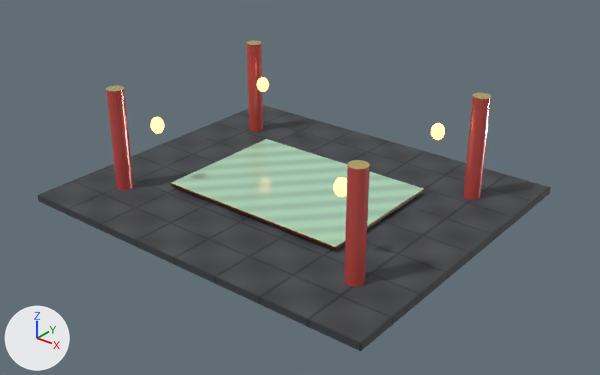
Before and after pictures for a commit that changed the glTF model public/models/temple_environment.glb.
Rendered twice from a camera (50 mm lens) standing at (33.8, -41.8, 25.9) and looking at (1.0, -0.8, 0.5). The lights are fixed; the arrows at lower left show +X, +Y and +Z. The first picture is the older version. Vertices at exactly the same position are counted once.

Before the edit, the objects in view are built like this:
```python
ob_low_rosewood_jade_table = bpy.data.objects.new('Low_Rosewood_Jade_Table', me_cube_001)
ob_low_rosewood_jade_table.location = (0.0, 0.0, 0.0)
ob_temple_crimson_pillar_1 = bpy.data.objects.new('Temple_Crimson_Pillar_1', me_cylinder)
ob_temple_crimson_pillar_1.location = (0.0, 0.0, 0.0)
ob_temple_crimson_pillar_2 = bpy.data.objects.new('Temple_Crimson_Pillar_2', me_cylinder_001)
ob_temple_crimson_pillar_2.location = (0.0, 0.0, 0.0)
ob_temple_crimson_pillar_3 = bpy.data.objects.new('Temple_Crimson_Pillar_3', me_cylinder_002)
ob_temple_crimson_pillar_3.location = (0.0, 0.0, 0.0)
ob_temple_crimson_pillar_4 = bpy.data.objects.new('Temple_Crimson_Pillar_4', me_cylinder_003)
ob_temple_crimson_pillar_4.location = (0.0, 0.0, 0.0)
ob_temple_silk_lantern_1 = bpy.data.objects.new('Temple_Silk_Lantern_1', me_sphere)
ob_temple_silk_lantern_1.location = (0.0, 0.0, 0.0)
ob_temple_silk_lantern_2 = bpy.data.objects.new('Temple_Silk_Lantern_2', me_sphere_001)
ob_temple_silk_lantern_2.location = (0.0, 0.0, 0.0)
ob_temple_silk_lantern_3 = bpy.data.objects.new('Temple_Silk_Lantern_3', me_sphere_002)
ob_temple_silk_lantern_3.location = (0.0, 0.0, 0.0)
ob_temple_silk_lantern_4 = bpy.data.objects.new('Temple_Silk_Lantern_4', me_sphere_003)
ob_temple_silk_lantern_4.location = (0.0, 0.0, 0.0)
# also in view: 'Temple_Stone_Pavement' at (0.0, 0.0, -0.7)
```
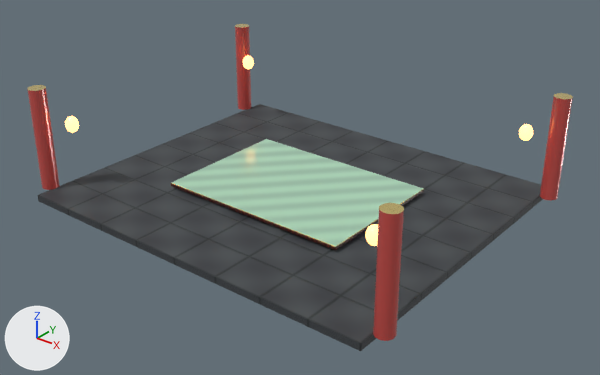
Boxes (x1, y1, x2, y2) around the edits, measured in the pictures (600 x 375 px):
'Temple_Crimson_Pillar_2', moved
    before: (344, 160, 370, 286)
    after: (373, 203, 404, 341)
'Temple_Crimson_Pillar_4', moved
    before: (463, 93, 491, 200)
    after: (540, 93, 573, 200)
'Temple_Crimson_Pillar_1', moved
    before: (106, 85, 134, 190)
    after: (27, 85, 60, 190)
'Temple_Crimson_Pillar_3', moved
    before: (246, 41, 263, 132)
    after: (235, 24, 251, 110)
'Temple_Silk_Lantern_2', moved
    before: (333, 177, 347, 197)
    after: (365, 224, 378, 246)
'Temple_Silk_Lantern_4', moved
    before: (431, 123, 445, 140)
    after: (519, 124, 533, 141)
'Temple_Silk_Lantern_1', moved
    before: (151, 117, 164, 134)
    after: (65, 116, 79, 133)
'Temple_Silk_Lantern_3', moved
    before: (257, 77, 269, 92)
    after: (243, 55, 254, 69)

The edits, one by one:
me_cylinder is used by ob_temple_crimson_pillar_1; location (0.0, 0.0, 0.0).
me_cylinder had 48 vertices, 92 faces and spanned x -10.82..-9.58, y -7.82..-6.58, z -0.45..7.05.
me_cylinder now has 48 vertices, 92 faces and spans x -15.12..-13.88, y -11.12..-9.88, z -0.45..7.05.
me_cylinder part 1: the whole mesh is moved by (-4.3, -3.3, 0.0).
me_sphere is used by ob_temple_silk_lantern_1; location (0.0, 0.0, 0.0).
me_sphere had 222 vertices, 440 faces and spanned x -8.436..-7.476, y -6.096..-5.136, z 3.8..5.0.
me_sphere now has 222 vertices, 440 faces and spans x -13.24..-12.28, y -9.72..-8.76, z 3.8..5.0.
me_sphere part 2: the whole mesh is moved by (-4.804, -3.624, 0.0).
me_cylinder_001 is used by ob_temple_crimson_pillar_2; location (0.0, 0.0, 0.0).
me_cylinder_001 had 48 vertices, 92 faces and spanned x 9.58..10.82, y -7.82..-6.58, z -0.45..7.05.
me_cylinder_001 now has 48 vertices, 92 faces and spans x 13.88..15.12, y -11.12..-9.88, z -0.45..7.05.
me_cylinder_001 part 3: the whole mesh is moved by (4.3, -3.3, 0.0).
me_sphere_001 is used by ob_temple_silk_lantern_2; location (0.0, 0.0, 0.0).
me_sphere_001 had 222 vertices, 440 faces and spanned x 7.476..8.436, y -6.096..-5.136, z 3.8..5.0.
me_sphere_001 now has 222 vertices, 440 faces and spans x 12.28..13.24, y -9.72..-8.76, z 3.8..5.0.
me_sphere_001 part 4: the whole mesh is moved by (4.804, -3.624, 0.0).
me_cylinder_002 is used by ob_temple_crimson_pillar_3; location (0.0, 0.0, 0.0).
me_cylinder_002 had 48 vertices, 92 faces and spanned x -10.82..-9.58, y 6.58..7.82, z -0.45..7.05.
me_cylinder_002 now has 48 vertices, 92 faces and spans x -15.12..-13.88, y 9.88..11.12, z -0.45..7.05.
me_cylinder_002 part 5: the whole mesh is moved by (-4.3, 3.3, 0.0).
me_sphere_002 is used by ob_temple_silk_lantern_3; location (0.0, 0.0, 0.0).
me_sphere_002 had 222 vertices, 440 faces and spanned x -8.436..-7.476, y 5.136..6.096, z 3.8..5.0.
me_sphere_002 now has 222 vertices, 440 faces and spans x -13.24..-12.28, y 8.76..9.72, z 3.8..5.0.
me_sphere_002 part 6: the whole mesh is moved by (-4.804, 3.624, 0.0).
me_cylinder_003 is used by ob_temple_crimson_pillar_4; location (0.0, 0.0, 0.0).
me_cylinder_003 had 48 vertices, 92 faces and spanned x 9.58..10.82, y 6.58..7.82, z -0.45..7.05.
me_cylinder_003 now has 48 vertices, 92 faces and spans x 13.88..15.12, y 9.88..11.12, z -0.45..7.05.
me_cylinder_003 part 7: the whole mesh is moved by (4.3, 3.3, 0.0).
me_sphere_003 is used by ob_temple_silk_lantern_4; location (0.0, 0.0, 0.0).
me_sphere_003 had 222 vertices, 440 faces and spanned x 7.476..8.436, y 5.136..6.096, z 3.8..5.0.
me_sphere_003 now has 222 vertices, 440 faces and spans x 12.28..13.24, y 8.76..9.72, z 3.8..5.0.
me_sphere_003 part 8: the whole mesh is moved by (4.804, 3.624, 0.0).
